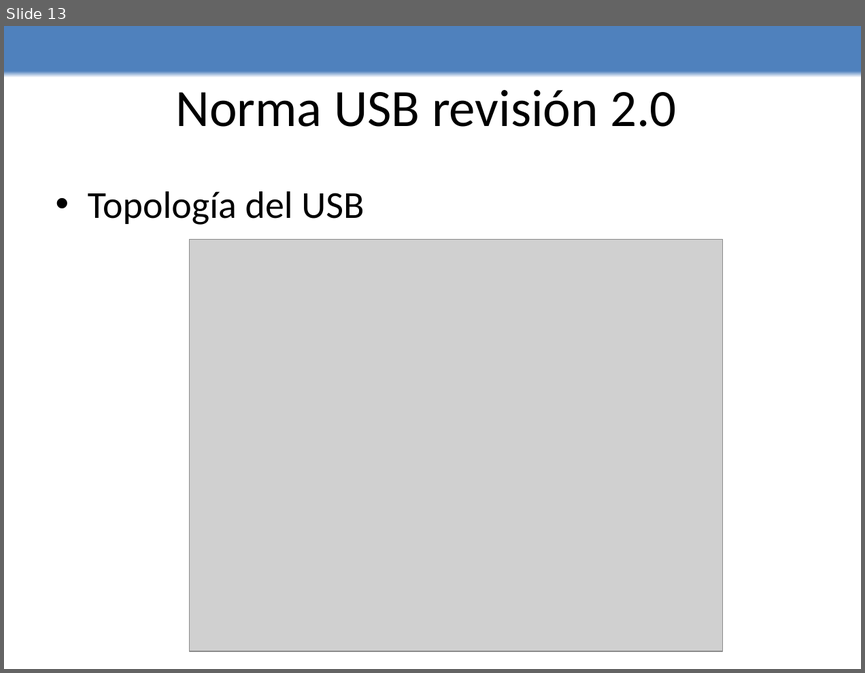
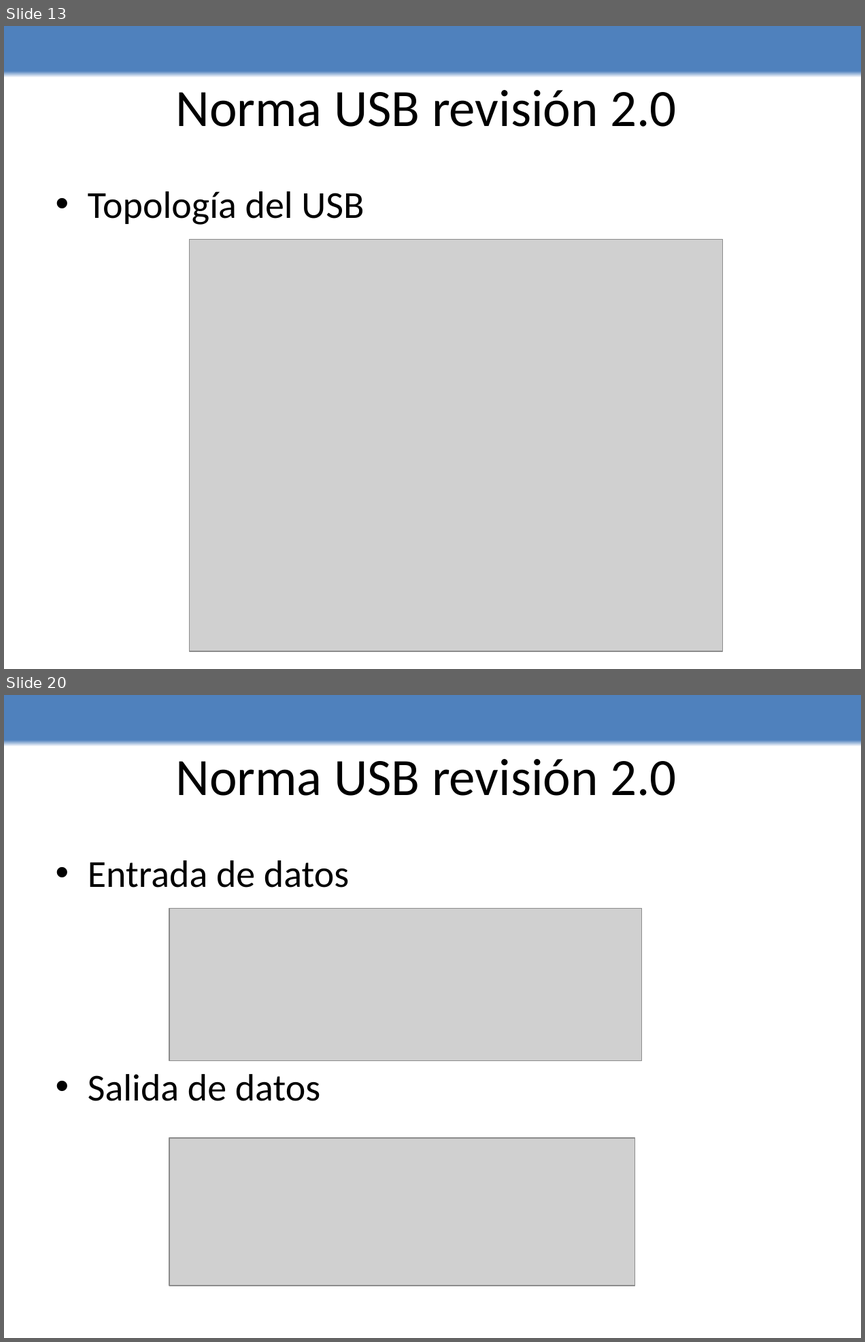
Before and after one commit to edwin0790/lechuzing, a slide deck: Presentacion/presentacion.pptx. Shown one above the other, each under a label of ours: slide 13 before the commit, slides 13 and 20 after it; the slides between them are not shown. The pictures are 865x673 and 865x1342 pixels, drawn with LibreOffice and Linux fonts; fonts in the diff are those of the drawing; grey boxes stand for pictures. Boxes give left, top, right and bottom in pixels: in the first picture for what was removed or moved away, otherwise in the second. Text is boxed around its words. In the diff, an @@ line names an element or a change of style, - is before the commit and + after.

```diff
--- a/Presentacion/presentacion.pptx
+++ b/Presentacion/presentacion.pptx
@@ slide 20 added at [4,695,861,1338], background gradient #FFFFFF to #4F81BD @@
@@ title added at [175,759,676,796], 44 pt, text #000000 @@
+Norma USB revisión 2.0
@@ text added at [88,860,349,1101], 32 pt, text #000000 @@
+• Entrada de datos
+• Salida de datos
@@ picture added at [169,909,641,1061] @@
@@ picture added at [169,1138,634,1285] @@
```
Also in this commit, not shown: 1 slide changed, 5 other slides added.
